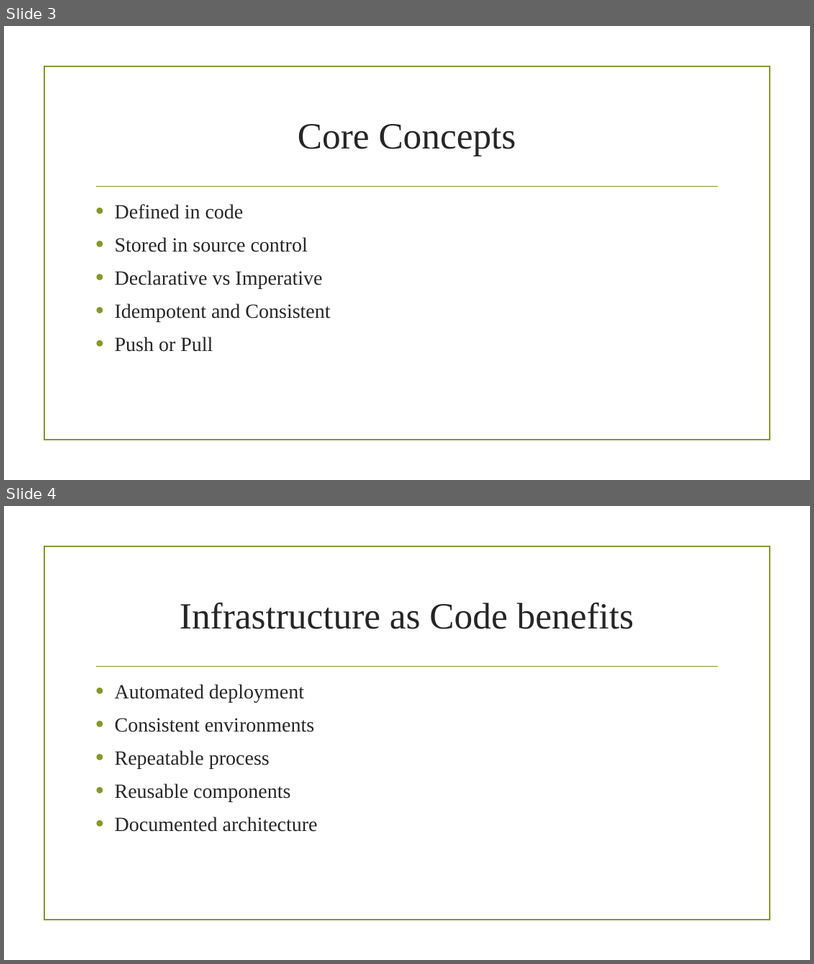
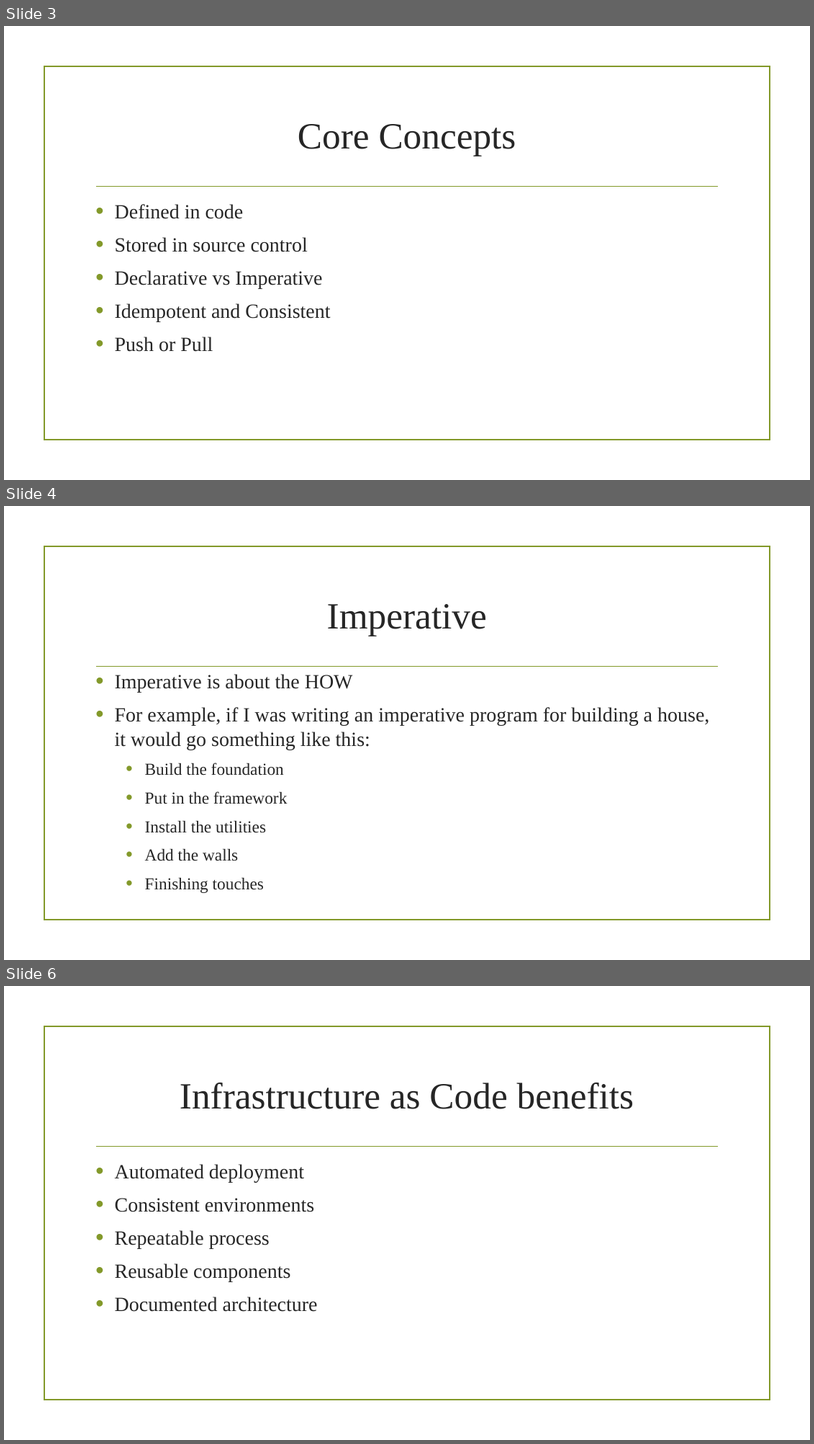
Before and after one commit to fourcomrades/terraform, a slide deck: Day1/Terraform_1.pptx. Shown one above the other, each under a label of ours: slides 3 and 4 before the commit, slides 3, 4 and 6 after it; the slides between them are not shown. The pictures are 814x964 and 814x1444 pixels, drawn with LibreOffice and Linux fonts; fonts in the diff are those of the drawing; background and template pictures are left out. Boxes give left, top, right and bottom in pixels: in the first picture for what was removed or moved away, otherwise in the second. Text is boxed around its words. In the diff, an @@ line names an element or a change of style, - is before the commit and + after.

```diff
--- a/Day1/Terraform_1.pptx
+++ b/Day1/Terraform_1.pptx
@@ slide 4 added at <box>4,506,810,960</box>, background picture (left out); not listed: 2 template elements that a slide beside it also shows @@
@@ title added at <box>327,604,487,636</box>, 44 pt, text #262626 @@
+Imperative
@@ text added at <box>115,674,710,893</box>, 24 pt, text #262626 @@
+• Imperative is about the HOW
+• For example, if I was writing an imperative program for building a house, it would go something like this:
+  • Build the foundation
+  • Put in the framework
+  • Install the utilities
+  • Add the walls
+  • Finishing touches
@@ what was slide 4 is now slide 6 @@
```
Also in this commit, not shown: 1 other slide added, 2 other files.
